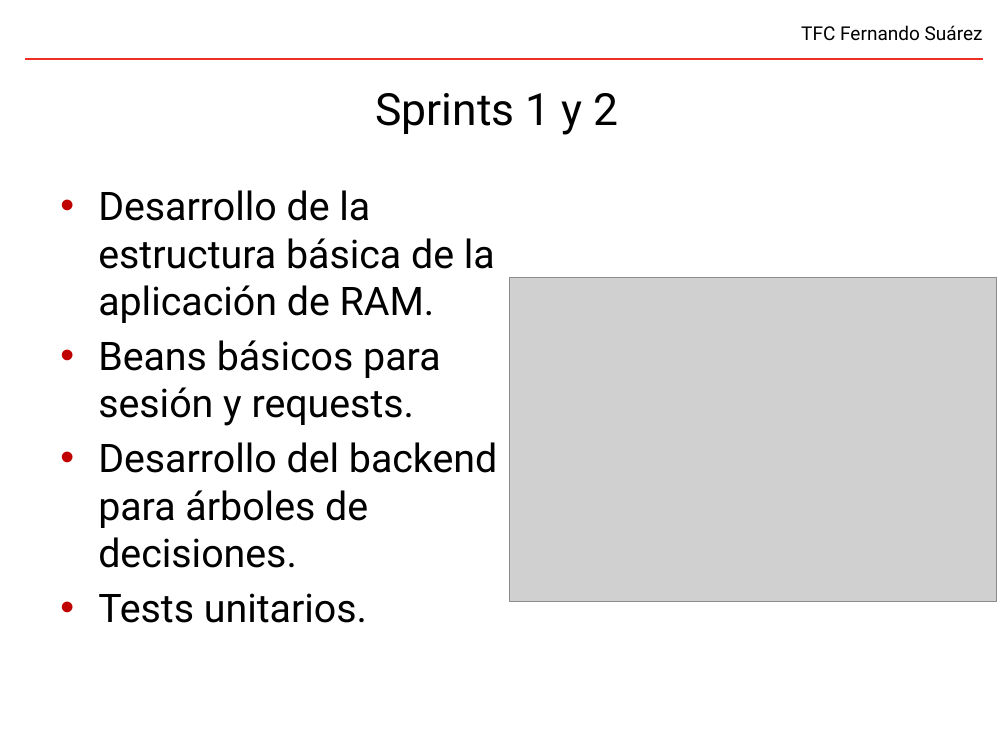
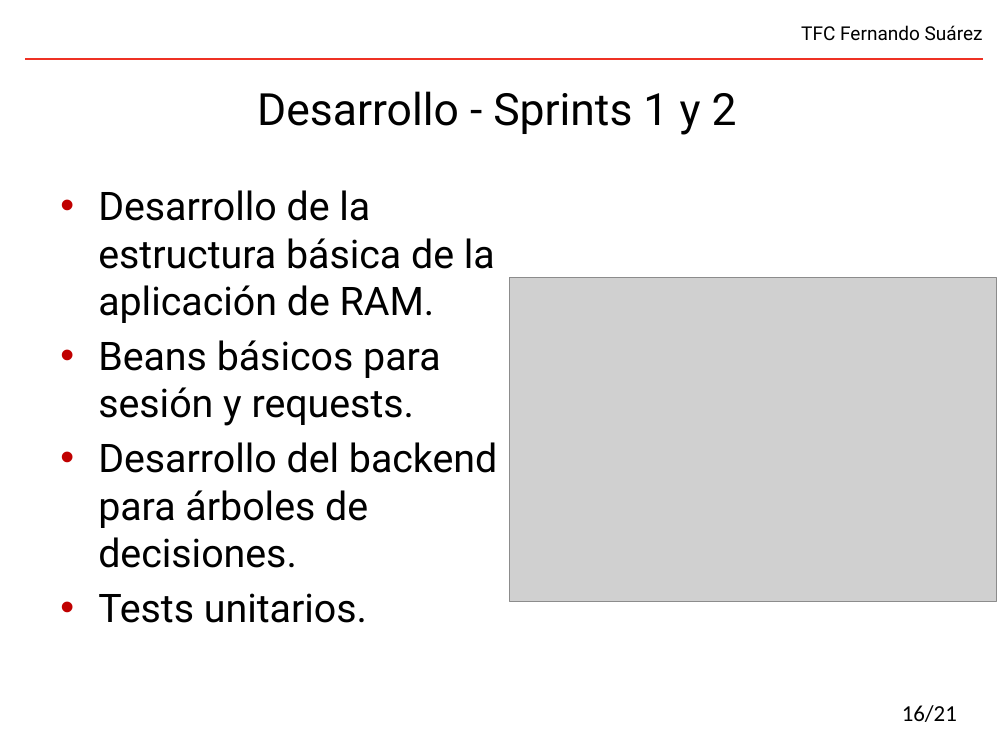
Before and after one commit to fsuarezj/toolBuilder-portlet, a slide deck: slide 16 of doc/presentation/presentacion.pptx. Drawn at 1008x756 pixels with LibreOffice and Linux fonts; fonts in the diff are those of the drawing; grey boxes stand for pictures; background and template pictures are left out. Boxes give left, top, right and bottom in pixels: in the first picture for what was removed or moved away, otherwise in the second. Text is boxed around its words. In the diff, an @@ line names an element or a change of style, - is before the commit and + after.

```diff
--- a/doc/presentation/presentacion.pptx
+++ b/doc/presentation/presentacion.pptx
@@ title at box(257, 91, 737, 135): text changed @@
-Sprints 1 y 2
+Desarrollo - Sprints 1 y 2
@@ page number added at box(902, 705, 957, 722), 18 pt, text #000000 @@
+16/21
```
Also in this commit, not shown: 20 other slides changed, 1 slide removed, 1 other file.
